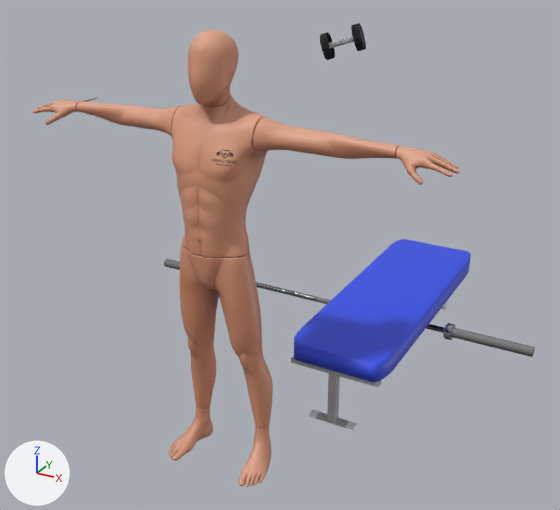
The glTF model models/remo_serrucho_mancuerna.glb as it was, and as the next commit left it.
The view is the same before and after, from a 50 mm lens placed at (1.49, -2.26, 2.12), pointed at (-0.17, 0.76, 0.61). Every picture has the same lights, and +X, +Y and +Z are marked at lower left. Where no turn or scale is listed for an object, it has been applied to the vertices.

Before the edit, the objects in view are built like this:
```python
me_mesh_007 = bpy.data.meshes.new('Mesh.007')
me_mesh_007.from_pydata(...)  # 464 vertices, 1625 faces; spans x -2.95..2.95, y -4.56..4.56, z -2.95..2.95
# faces by material slot: [1388, 237]
me_mesh_007.materials.append(mat_weights)  # dark grey #585858
me_mesh_007.materials.append(mat_silber)  # white #eaeaea
me_object_1 = bpy.data.meshes.new('Object_1')
me_object_1.from_pydata(...)  # 9940 vertices, 19300 faces; spans x -1.04..1.15, y -0.04..0.04, z -0.04..0.04
# faces by material slot: [6470, 996, 56, 11778]
me_object_1.materials.append(mat_bronze_001)  # brown #9f6c00
me_object_1.materials.append(mat_metal_knurled_001)  # grey #717171
me_object_1.materials.append(mat_logo_barbell_001)
me_object_1.materials.append(mat_metal_zinc_001)  # grey #aeaeae
me_roundcube_003 = bpy.data.meshes.new('Roundcube.003')
me_roundcube_003.from_pydata(...)  # 240 vertices, 432 faces; spans x -0.225..0.225, y -0.679..0.679, z -0.325..0.053
# faces by material slot: [300, 84, 48]
me_roundcube_003.materials.append(mat_material_001)  # blue #364fe7
me_roundcube_003.materials.append(mat_material_002)  # grey #a7a7a7
me_roundcube_003.materials.append(mat_material)  # white #e7e7e7
ob_barra_olimpica = bpy.data.objects.new('Barra olimpica', me_object_1)
ob_barra_olimpica.location = (-0.155, 1.179, 0.187)
ob_mancuerna_001 = bpy.data.objects.new('Mancuerna.001', me_mesh_007)
ob_mancuerna_001.location = (-0.394, 1.91, 1.456)
ob_mancuerna_001.rotation_euler = (0.336, -0.454, -1.425)  # degrees (19, -26, -82)
ob_mancuerna_001.scale = (0.0254, 0.0254, 0.0254)
ob_roundcube_002 = bpy.data.objects.new('Roundcube.002', me_roundcube_003)
ob_roundcube_002.location = (0.31, 1.034, 0.367)
# also in view: 'Mesh.001' at (-0.03, 0.0, 0.88)
```
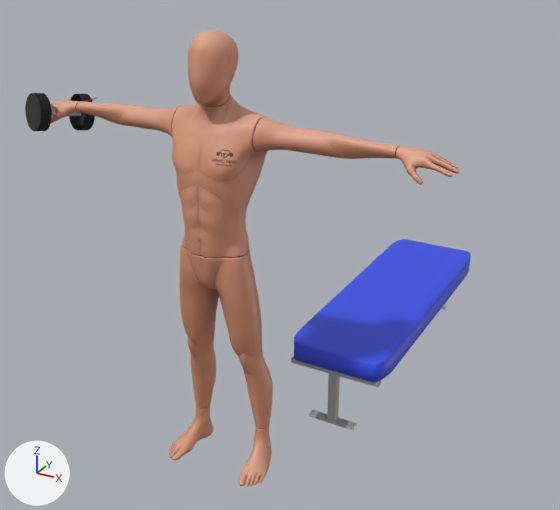
Where the newer file only moved an object's origin or applied its transform, the numbers keep the older frame.

The change, as a diff of the scene's bpy script:
```diff
--- a/models/remo_serrucho_mancuerna.glb.py
+++ b/models/remo_serrucho_mancuerna.glb.py
@@ ob_barra_olimpica @@
-ob_barra_olimpica = bpy.data.objects.new('Barra olimpica', me_object_1)
-ob_barra_olimpica.location = (-0.155, 1.179, 0.187)
@@ ob_mancuerna_001 @@
 ob_mancuerna_001 = bpy.data.objects.new('Mancuerna.001', me_mesh_007)
-ob_mancuerna_001.location = (-0.394, 1.91, 1.456)
-ob_mancuerna_001.rotation_euler = (0.336, -0.454, -1.425)  # degrees (19, -26, -82)
+ob_mancuerna_001.location = (-0.789, 0.037, 1.391)
+ob_mancuerna_001.rotation_euler = (-0.433, 1.205, -0.774)  # degrees (-25, 69, -44)
 ob_mancuerna_001.scale = (0.0254, 0.0254, 0.0254)
```

What differs and where, as boxes (x1, y1, x2, y2) in the pictures (560 x 510 px):
'Mancuerna.001', moved, turned: before (320, 23, 366, 60); after (25, 93, 95, 131)
'Barra olimpica', deleted: before (164, 259, 535, 357)
    faces in mat_metal_zinc_001 (grey #aeaeae): (164, 259, 535, 357)
    faces in mat_metal_knurled_001 (grey #717171): (256, 282, 444, 333)
